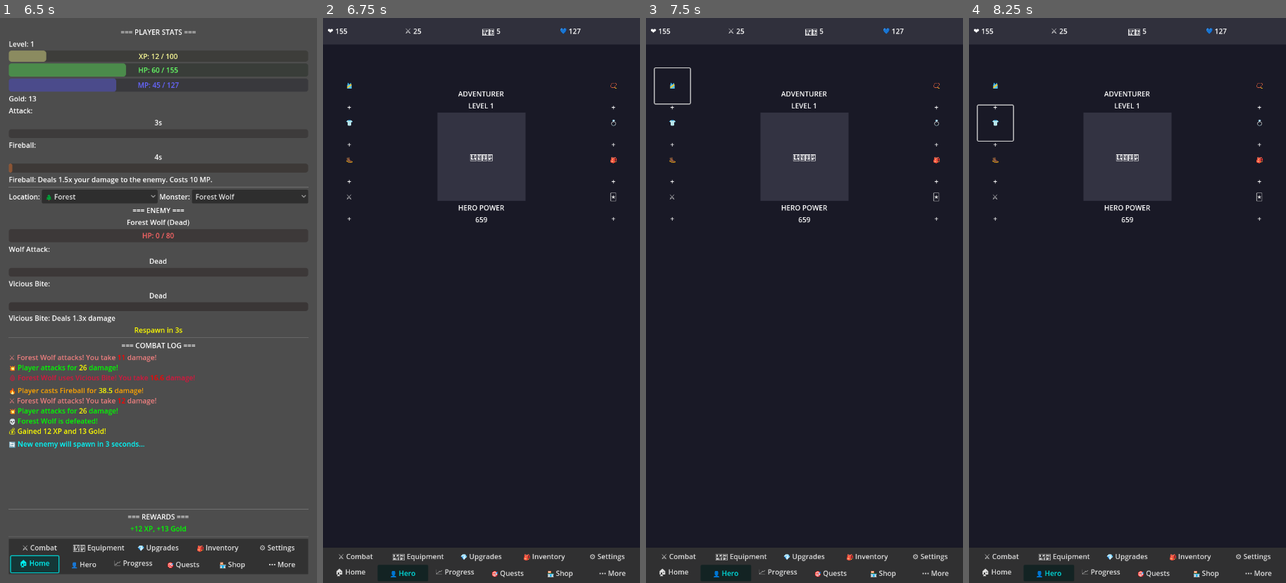
Above: before the commit, frames 1-4 (left to right).
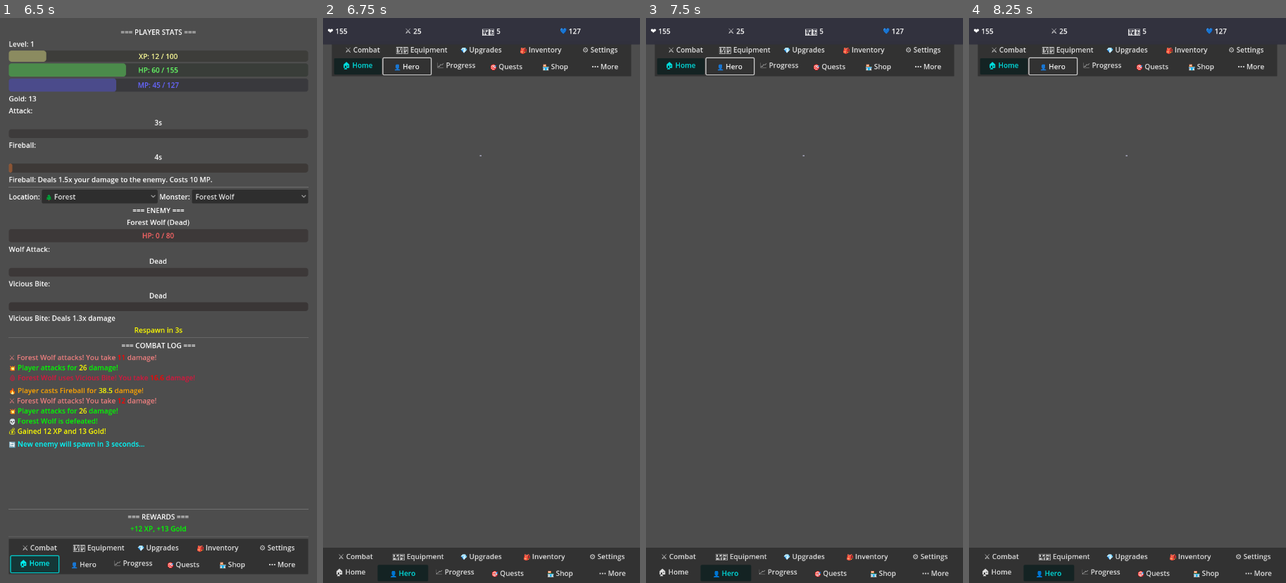
Above: after the commit, the same moments.

Repository: Deimantx/AiMagicIdle
Game: Godot game, scene res://Main.tscn
Same seed, same stepped clock (60 frames per second), same inputs: the game is played once before the commit and once after it.
Inputs (mouse positions are in pixels of both pictures, inside the frame that each line leads up to):
- Up to frame 1 (6.5 s): click "�� Start Adventure" at 0.5 s; click "🌲 Forest" at 1.25 s; click "Forest Wolf" at 2 s; click "⚔️ Combat" at 2.75 s; click "🛡️ Equipment" at 3.5 s; click "💎 Upgrades" at 4.25 s; click "🎒 Inventory" at 5 s; click "🏠 Home" at 5.75 s
- Up to frame 2 (6.75 s): click "👤 Hero" at 6.5 s
- Up to frame 3 (7.5 s): click (671, 85) at 7.25 s, where only the run before the commit has a clickable "🎽"
- Up to frame 4 (8.25 s): click (994, 125) at 8 s, where only the run before the commit has a clickable "👕"

Frame 1 is identical in both runs. In frame 2, 89% of the frame differs, in the area x 0-100%, y 4-94%; in frame 3, 89%; in frame 4, 89%.

Commit message:
new hero panel

Diff:
--- a/aimagicidle/Hero.tscn
+++ b/aimagicidle/Hero.tscn
@@ -1,24 +1,16 @@
-[gd_scene load_steps=2 format=3 uid="uid://dqhb43xf805r1"]
-
-[ext_resource type="Script" uid="uid://cfhtg52m73d44" path="res://Hero.gd" id="1_hero_script"]
-
-[node name="Hero" type="Control"]
+[gd_scene load_steps=4 format=3 uid="uid://du048v7b7gi4n"]
+
+[ext_resource type="Script" uid="uid://caha4bew5wg3m" path="res://HeroUIConnections.gd" id="1"]
+[ext_resource type="Script" uid="uid://cfhtg52m73d44" path="res://Hero.gd" id="2"]
+
+[node name="HeroUI" type="Control"]
 layout_mode = 3
 anchors_preset = 15
 anchor_right = 1.0
 anchor_bottom = 1.0
 grow_horizontal = 2
 grow_vertical = 2
-script = ExtResource("1_hero_script")
-
-[node name="Background" type="ColorRect" parent="."]
-layout_mode = 1
-anchors_preset = 15
-anchor_right = 1.0
-anchor_bottom = 1.0
-grow_horizontal = 2
-grow_vertical = 2
-color = Color(0.1, 0.1, 0.15, 1)
+script = ExtResource("2")
 
 [node name="MainContainer" type="VBoxContainer" parent="."]
 layout_mode = 1
@@ -122,105 +114,6 @@
 [node name="EquipmentArea" type="Control" parent="MainContainer/HeroContent/ContentContainer"]
 custom_minimum_size = Vector2(0, 500)
 layout_mode = 2
-
-[node name="LeftEquipment" type="VBoxContainer" parent="MainContainer/HeroContent/ContentContainer/EquipmentArea"]
-layout_mode = 1
-anchors_preset = 4
-anchor_top = 0.5
-anchor_bottom = 0.5
-offset_left = 20.0
-offset_top = -200.0
-offset_right = 100.0
-offset_bottom = 200.0
-grow_vertical = 2
-
-[node name="ChestSlot" type="Button" parent="MainContainer/HeroContent/ContentContainer/EquipmentArea/LeftEquipment"]
-custom_minimum_size = Vector2(80, 80)
-layout_mode = 2
-text = "🎽"
-flat = true
-
-[node name="ChestLabel" type="Label" parent="MainContainer/HeroContent/ContentContainer/EquipmentArea/LeftEquipment/ChestSlot"]
-layout_mode = 1
-anchors_preset = 7
-anchor_left = 0.5
-anchor_top = 1.0
-anchor_right = 0.5
-anchor_bottom = 1.0
-offset_left = -20.0
-offset_top = 5.0
-offset_right = 20.0
-offset_bottom = 20.0
-grow_horizontal = 2
-grow_vertical = 0
-text = "+"
-horizontal_alignment = 1
-
-[node name="ArmorSlot" type="Button" parent="MainContainer/HeroContent/ContentContainer/EquipmentArea/LeftEquipment"]
-custom_minimum_size = Vector2(80, 80)
-layout_mode = 2
-text = "👕"
-flat = true
-
-[node name="ArmorLabel" type="Label" parent="MainContainer/HeroContent/ContentContainer/EquipmentArea/LeftEquipment/ArmorSlot"]
-layout_mode = 1
-anchors_preset = 7
-anchor_left = 0.5
-anchor_top = 1.0
-anchor_right = 0.5
-anchor_bottom = 1.0
-offset_left = -20.0
-offset_top = 5.0
-offset_right = 20.0
-offset_bottom = 20.0
-grow_horizontal = 2
-grow_vertical = 0
-text = "+"
-horizontal_alignment = 1
-
-[node name="BootsSlot" type="Button" parent="MainContainer/HeroContent/ContentContainer/EquipmentArea/LeftEquipment"]
-custom_minimum_size = Vector2(80, 80)
-layout_mode = 2
-text = "🥾"
-flat = true
-
-[node name="BootsLabel" type="Label" parent="MainContainer/HeroContent/ContentContainer/EquipmentArea/LeftEquipment/BootsSlot"]
-layout_mode = 1
-anchors_preset = 7
-anchor_left = 0.5
-anchor_top = 1.0
-anchor_right = 0.5
-anchor_bottom = 1.0
-offset_left = -20.0
-offset_top = 5.0
-offset_right = 20.0
-offset_bottom = 20.0
-grow_horizontal = 2
-grow_vertical = 0
-text = "+"
-horizontal_alignment = 1
-
-[node name="WeaponSlot" type="Button" parent="MainContainer/HeroContent/ContentContainer/EquipmentArea/LeftEquipment"]
-custom_minimum_size = Vector2(80, 80)
-layout_mode = 2
-text = "⚔️"
-flat = true
-
-[node name="WeaponLabel" type="Label" parent="MainContainer/HeroContent/ContentContainer/EquipmentArea/LeftEquipment/WeaponSlot"]
-layout_mode = 1
-anchors_preset = 7
-anchor_left = 0.5
-anchor_top = 1.0
-anchor_right = 0.5
-anchor_bottom = 1.0
-offset_left = -20.0
-offset_top = 5.0
-offset_right = 20.0
-offset_bottom = 20.0
-grow_horizontal = 2
-grow_vertical = 0
-text = "+"
-horizontal_alignment = 1
 
 [node name="CenterArea" type="VBoxContainer" parent="MainContainer/HeroContent/ContentContainer/EquipmentArea"]
 layout_mode = 1
@@ -229,173 +122,43 @@
 anchor_top = 0.5
 anchor_right = 0.5
 anchor_bottom = 0.5
-offset_left = -100.0
-offset_top = -150.0
-offset_right = 100.0
-offset_bottom = 150.0
-grow_horizontal = 2
-grow_vertical = 2
-
-[node name="PlayerName" type="Label" parent="MainContainer/HeroContent/ContentContainer/EquipmentArea/CenterArea"]
-layout_mode = 2
-text = "ADVENTURER"
-horizontal_alignment = 1
-vertical_alignment = 1
-
-[node name="PlayerLevel" type="Label" parent="MainContainer/HeroContent/ContentContainer/EquipmentArea/CenterArea"]
-layout_mode = 2
-text = "LEVEL 5"
-horizontal_alignment = 1
-vertical_alignment = 1
-
-[node name="CharacterDisplay" type="Panel" parent="MainContainer/HeroContent/ContentContainer/EquipmentArea/CenterArea"]
-custom_minimum_size = Vector2(0, 200)
-layout_mode = 2
-size_flags_vertical = 3
-
-[node name="CharacterBG" type="ColorRect" parent="MainContainer/HeroContent/ContentContainer/EquipmentArea/CenterArea/CharacterDisplay"]
-layout_mode = 1
-anchors_preset = 15
-anchor_right = 1.0
-anchor_bottom = 1.0
-grow_horizontal = 2
-grow_vertical = 2
-color = Color(0.3, 0.3, 0.4, 0.5)
-
-[node name="CharacterSprite" type="Label" parent="MainContainer/HeroContent/ContentContainer/EquipmentArea/CenterArea/CharacterDisplay"]
-layout_mode = 1
-anchors_preset = 8
-anchor_left = 0.5
-anchor_top = 0.5
-anchor_right = 0.5
-anchor_bottom = 0.5
-offset_left = -50.0
-offset_top = -50.0
-offset_right = 50.0
-offset_bottom = 50.0
-grow_horizontal = 2
-grow_vertical = 2
-text = "🧙‍♂️"
-horizontal_alignment = 1
-vertical_alignment = 1
-autowrap_mode = 3
-
-[node name="PowerDisplay" type="VBoxContainer" parent="MainContainer/HeroContent/ContentContainer/EquipmentArea/CenterArea"]
-layout_mode = 2
-
-[node name="PowerLabel" type="Label" parent="MainContainer/HeroContent/ContentContainer/EquipmentArea/CenterArea/PowerDisplay"]
-layout_mode = 2
-text = "HERO POWER"
-horizontal_alignment = 1
-vertical_alignment = 1
-
-[node name="PowerValue" type="Label" parent="MainContainer/HeroContent/ContentContainer/EquipmentArea/CenterArea/PowerDisplay"]
-layout_mode = 2
-text = "8,437"
-horizontal_alignment = 1
-vertical_alignment = 1
-
-[node name="RightEquipment" type="VBoxContainer" parent="MainContainer/HeroContent/ContentContainer/EquipmentArea"]
-layout_mode = 1
-anchors_preset = 6
-anchor_left = 1.0
-anchor_top = 0.5
-anchor_right = 1.0
-anchor_bottom = 0.5
-offset_left = -100.0
-offset_top = -200.0
-offset_right = -20.0
-offset_bottom = 200.0
-grow_horizontal = 0
-grow_vertical = 2
-
-[node name="NecklaceSlot" type="Button" parent="MainContainer/HeroContent/ContentContainer/EquipmentArea/RightEquipment"]
-custom_minimum_size = Vector2(80, 80)
-layout_mode = 2
-text = "📿"
-flat = true
-
-[node name="NecklaceLabel" type="Label" parent="MainContainer/HeroContent/ContentContainer/EquipmentArea/RightEquipment/NecklaceSlot"]
-layout_mode = 1
-anchors_preset = 7
-anchor_left = 0.5
-anchor_top = 1.0
-anchor_right = 0.5
-anchor_bottom = 1.0
-offset_left = -20.0
-offset_top = 5.0
-offset_right = 20.0
-offset_bottom = 20.0
-grow_horizontal = 2
-grow_vertical = 0
-text = "+"
-horizontal_alignment = 1
-
-[node name="RingSlot" type="Button" parent="MainContainer/HeroContent/ContentContainer/EquipmentArea/RightEquipment"]
-custom_minimum_size = Vector2(80, 80)
-layout_mode = 2
-text = "💍"
-flat = true
-
-[node name="RingLabel" type="Label" parent="MainContainer/HeroContent/ContentContainer/EquipmentArea/RightEquipment/RingSlot"]
-layout_mode = 1
-anchors_preset = 7
-anchor_left = 0.5
-anchor_top = 1.0
-anchor_right = 0.5
-anchor_bottom = 1.0
-offset_left = -20.0
-offset_top = 5.0
-offset_right = 20.0
-offset_bottom = 20.0
-grow_horizontal = 2
-grow_vertical = 0
-text = "+"
-horizontal_alignment = 1
-
-[node name="BackpackSlot" type="Button" parent="MainContainer/HeroContent/ContentContainer/EquipmentArea/RightEquipment"]
-custom_minimum_size = Vector2(80, 80)
-layout_mode = 2
-text = "🎒"
-flat = true
-
-[node name="BackpackLabel" type="Label" parent="MainContainer/HeroContent/ContentContainer/EquipmentArea/RightEquipment/BackpackSlot"]
-layout_mode = 1
-anchors_preset = 7
-anchor_left = 0.5
-anchor_top = 1.0
-anchor_right = 0.5
-anchor_bottom = 1.0
-offset_left = -20.0
-offset_top = 5.0
-offset_right = 20.0
-offset_bottom = 20.0
-grow_horizontal = 2
-grow_vertical = 0
-text = "+"
-horizontal_alignment = 1
-
-[node name="SkillSlot" type="Button" parent="MainContainer/HeroContent/ContentContainer/EquipmentArea/RightEquipment"]
-custom_minimum_size = Vector2(80, 80)
-layout_mode = 2
-text = "🃏"
-flat = true
-
-[node name="SkillLabel" type="Label" parent="MainContainer/HeroContent/ContentContainer/EquipmentArea/RightEquipment/SkillSlot"]
-layout_mode = 1
-anchors_preset = 7
-anchor_left = 0.5
-anchor_top = 1.0
-anchor_right = 0.5
-anchor_bottom = 1.0
-offset_left = -20.0
-offset_top = 5.0
-offset_right = 20.0
-offset_bottom = 20.0
-grow_horizontal = 2
-grow_vertical = 0
-text = "+"
-horizontal_alignment = 1
+grow_horizontal = 2
+grow_vertical = 2
+
+[node name="EquipmentGrid" type="GridContainer" parent="MainContainer/HeroContent/ContentContainer/EquipmentArea/CenterArea"]
+layout_mode = 2
+columns = 3
+
+[node name="Slot_Head" type="Panel" parent="MainContainer/HeroContent/ContentContainer/EquipmentArea/CenterArea/EquipmentGrid"]
+layout_mode = 2
+
+[node name="Slot_Neck" type="Panel" parent="MainContainer/HeroContent/ContentContainer/EquipmentArea/CenterArea/EquipmentGrid"]
+layout_mode = 2
+
+[node name="Slot_Back" type="Panel" parent="MainContainer/HeroContent/ContentContainer/EquipmentArea/CenterArea/EquipmentGrid"]
+layout_mode = 2
+
+[node name="Slot_Weapon" type="Panel" parent="MainContainer/HeroContent/ContentContainer/EquipmentArea/CenterArea/EquipmentGrid"]
+layout_mode = 2
+
+[node name="Slot_Armor" type="Panel" parent="MainContainer/HeroContent/ContentContainer/EquipmentArea/CenterArea/EquipmentGrid"]
+layout_mode = 2
+
+[node name="Slot_Shield" type="Panel" parent="MainContainer/HeroContent/ContentContainer/EquipmentArea/CenterArea/EquipmentGrid"]
+layout_mode = 2
+
+[node name="Slot_Gloves" type="Panel" parent="MainContainer/HeroContent/ContentContainer/EquipmentArea/CenterArea/EquipmentGrid"]
+layout_mode = 2
+
+[node name="Slot_Boots" type="Panel" parent="MainContainer/HeroContent/ContentContainer/EquipmentArea/CenterArea/EquipmentGrid"]
+layout_mode = 2
+
+[node name="Slot_Ring" type="Panel" parent="MainContainer/HeroContent/ContentContainer/EquipmentArea/CenterArea/EquipmentGrid"]
+layout_mode = 2
+
+[node name="Connections" type="Control" parent="MainContainer/HeroContent/ContentContainer/EquipmentArea/CenterArea"]
+layout_mode = 2
+script = ExtResource("1")
 
 [node name="BottomNav" type="Panel" parent="MainContainer"]
 custom_minimum_size = Vector2(0, 80)
--- a/aimagicidle/HeroUIConnections.gd
+++ b/aimagicidle/HeroUIConnections.gd
@@ -4,14 +4,16 @@
 # You can update the slot names and connections as needed.
 
 func _draw():
-    var grid = get_parent().get_node("EquipmentGrid")
-    # Example: Draw a line from Weapon to Armor slot
-    var weapon_slot = grid.get_node("Slot_Weapon")
-    var armor_slot = grid.get_node("Slot_Armor")
-    var weapon_pos = weapon_slot.get_global_rect().position + weapon_slot.get_global_rect().size / 2
-    var armor_pos = armor_slot.get_global_rect().position + armor_slot.get_global_rect().size / 2
-    draw_line(to_local(weapon_pos), to_local(armor_pos), Color(0.7, 0.7, 0.8), 2)
-    # Add more draw_line calls for other connections as needed
+	var grid = get_parent().get_node("EquipmentGrid")
+	# Example: Draw a line from Weapon to Armor slot
+	var weapon_slot = grid.get_node("Slot_Weapon")
+	var armor_slot = grid.get_node("Slot_Armor")
+	var weapon_pos = weapon_slot.get_global_rect().position + weapon_slot.get_global_rect().size / 2
+	var armor_pos = armor_slot.get_global_rect().position + armor_slot.get_global_rect().size / 2
+	var local_weapon_pos = weapon_pos - global_position
+	var local_armor_pos = armor_pos - global_position
+	draw_line(local_weapon_pos, local_armor_pos, Color(0.7, 0.7, 0.8), 2)
+	# Add more draw_line calls for other connections as needed
 
 func _ready():
-    update() # Redraw when ready
+	call_deferred("update") # Redraw when ready
